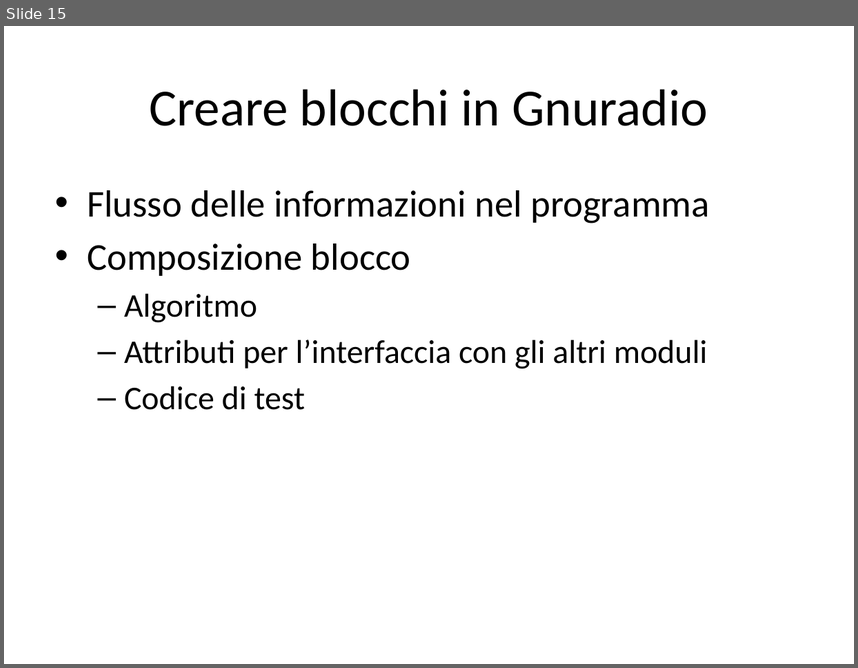
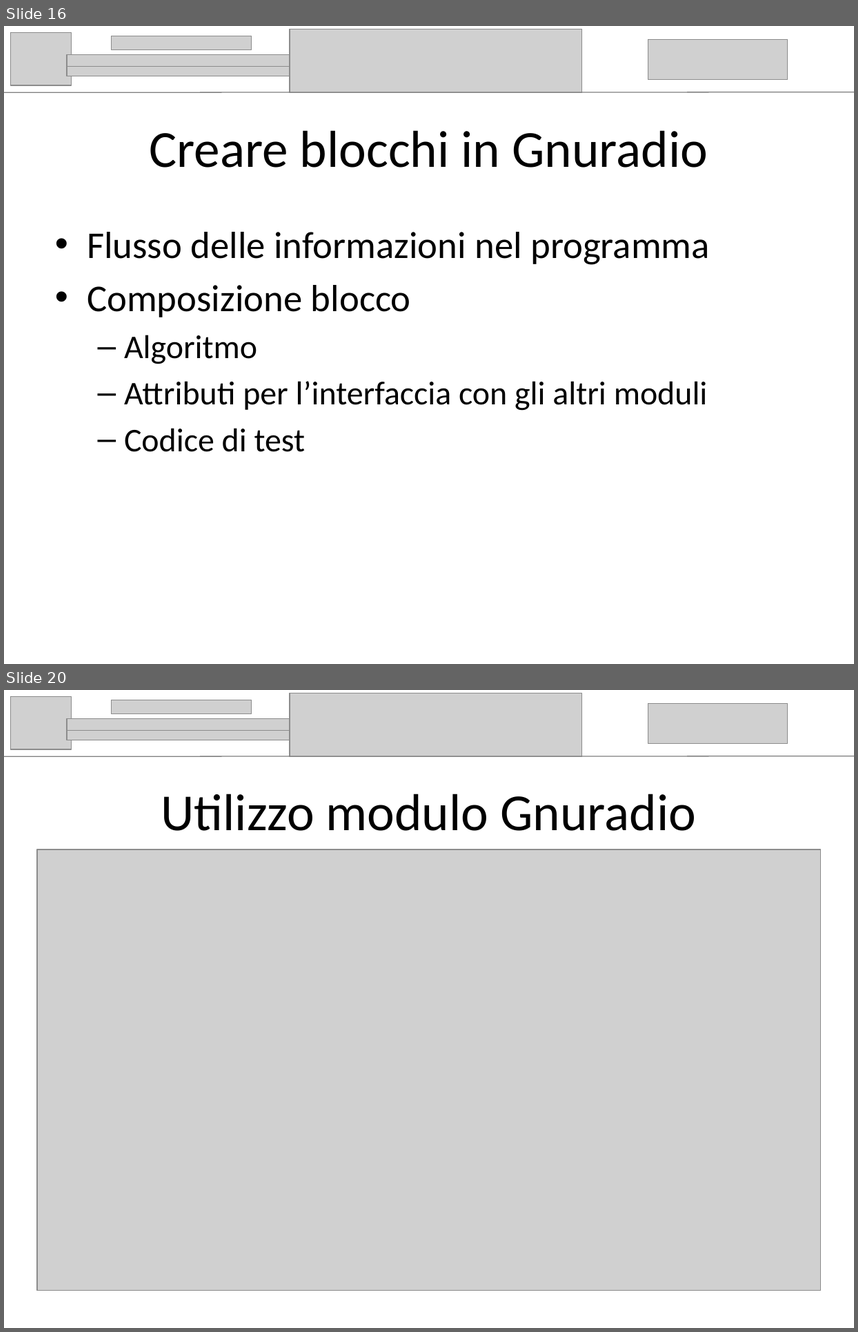
Before and after one commit to AndreaFilippi/LaMiaTesi, a slide deck: presentazione/Andrea_Filippi_presentazione.pptx. Shown one above the other, each under a label of ours: slide 15 before the commit, slides 16 and 20 after it; the slides between them are not shown. The pictures are 858x668 and 858x1332 pixels, drawn with LibreOffice and Linux fonts; fonts in the diff are those of the drawing; grey boxes stand for pictures. Boxes give left, top, right and bottom in pixels: in the first picture for what was removed or moved away, otherwise in the second. Text is boxed around its words. In the diff, an @@ line names an element or a change of style, - is before the commit and + after.

```diff
--- a/presentazione/Andrea_Filippi_presentazione.pptx
+++ b/presentazione/Andrea_Filippi_presentazione.pptx
@@ slide 20 added at [4, 690, 854, 1328], background #FFFFFF @@
@@ group added at [4, 693, 854, 757]: 6 pictures, 1 line @@
@@ title added at [161, 793, 696, 831], 44 pt, text #000000 @@
+Utilizzo modulo Gnuradio
@@ picture added at [37, 849, 821, 1290] @@
@@ what was slide 15 is now slide 16 @@
@@ slide 16 changed as well @@
@@ group added at [4, 29, 854, 93]: 6 pictures, 1 line @@
@@ title "Creare blocchi in Gnuradio": place and size @@
-title "Creare blocchi in Gnuradio" at [149, 89, 708, 126]
+title "Creare blocchi in Gnuradio" at [149, 130, 708, 167]
@@ text "Flusso delle informazioni nel programma": place and size @@
-text "Flusso delle informazioni nel programma" at [87, 190, 710, 410]
+text "Flusso delle informazioni nel programma" at [87, 232, 710, 452]
```
Also in this commit, not shown: 17 other slides changed, 2 other slides added, 1 slide removed, 5 other files.
